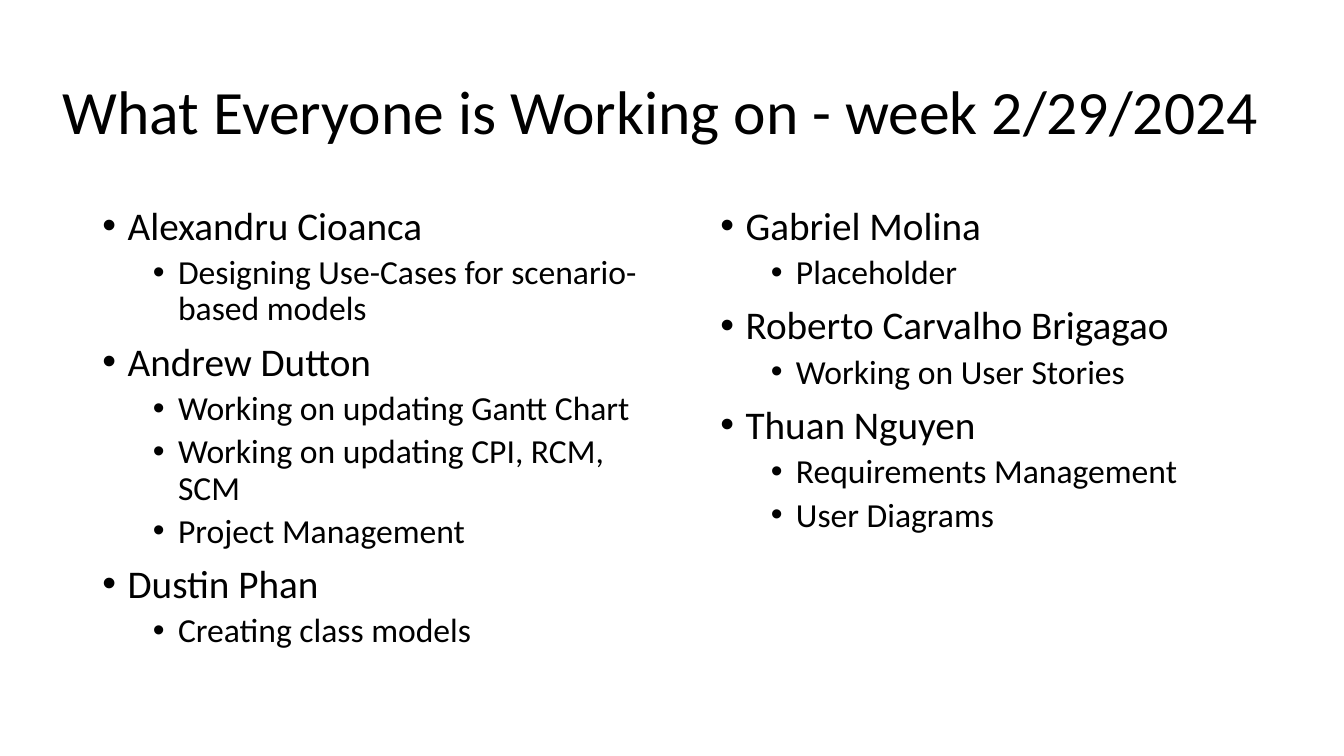
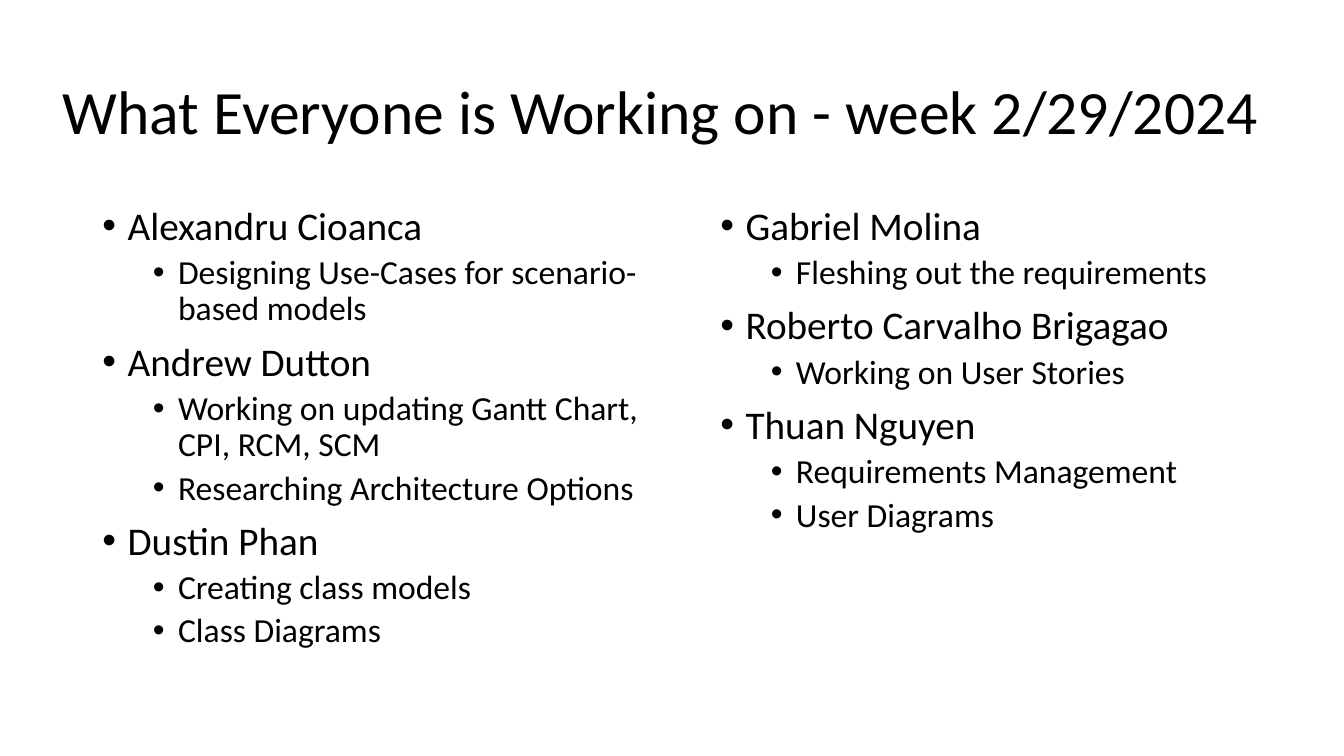
Before and after one commit to DustinPhan/491_SharkToothSoftware, a slide deck: slide 7 of Archive/Status Reports/SharkToothSoftware Status Report 03-07-2024.pptx (slide 6 before the commit). Drawn at 1344x756 pixels with LibreOffice and Linux fonts; fonts in the diff are those of the drawing. Boxes give left, top, right and bottom in pixels: in the first picture for what was removed or moved away, otherwise in the second. Text is boxed around its words. In the diff, an @@ line names an element or a change of style, - is before the commit and + after.

```diff
--- a/Archive/Status Reports/SharkToothSoftware Status Report 03-07-2024.pptx
+++ b/Archive/Status Reports/SharkToothSoftware Status Report 03-07-2024.pptx
@@ text at bbox=[796, 260, 1207, 290]: text changed @@
-  • Placeholder
+  • Fleshing out the requirements
@@ text at bbox=[178, 396, 638, 506]: text changed @@
-  • Working on updating Gantt Chart
-  • Working on updating CPI, RCM, SCM
-  • Project Management
+  • Working on updating Gantt Chart, CPI, RCM, SCM
+  • Researching Architecture Options
@@ text at bbox=[178, 618, 381, 648]: paragraph added @@
+  • Class Diagrams
```
Also in this commit, not shown: 3 other slides changed, 2 slides added, 1 slide removed, 16 other files.
